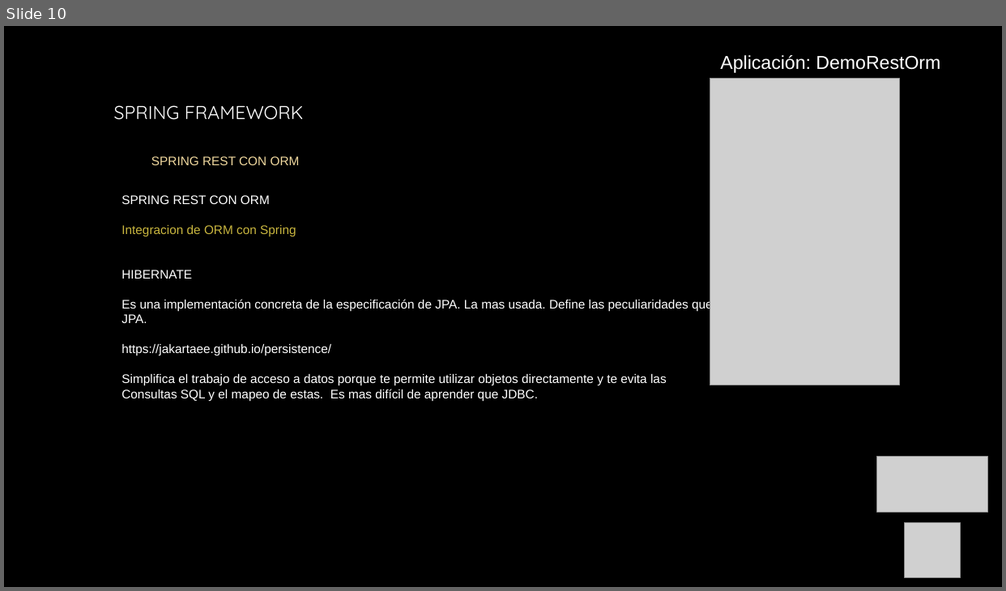
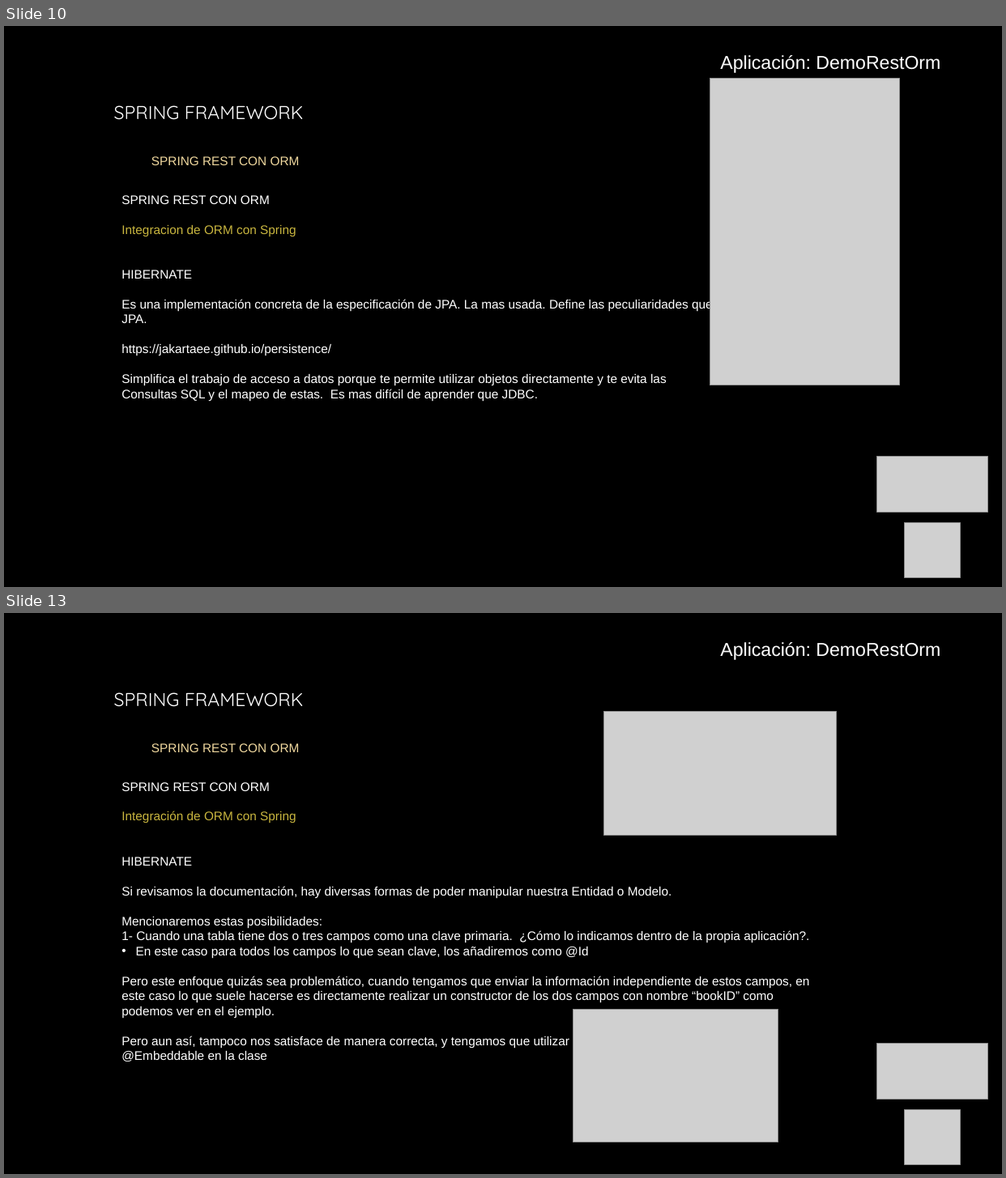
Before and after one commit to AntonioPardoRuiz/cursoSpring, a slide deck: Unidad 13- Spring Rest con ORM.pptx. Shown one above the other, each under a label of ours: slide 10 before the commit, slides 10 and 13 after it; the slides between them are not shown. The pictures are 1006x591 and 1006x1178 pixels, drawn with LibreOffice and Linux fonts; fonts in the diff are those of the drawing; grey boxes stand for pictures; background and template pictures are left out. Boxes give left, top, right and bottom in pixels: in the first picture for what was removed or moved away, otherwise in the second. Text is boxed around its words. In the diff, an @@ line names an element or a change of style, - is before the commit and + after.

Commit message:
Añadimos nueva funcionalidad de Hibernate

```diff
--- a/Unidad 13- Spring Rest con ORM.pptx
+++ b/Unidad 13- Spring Rest con ORM.pptx
@@ slide 13 added at box(4, 613, 1002, 1174), background picture (left out) @@
@@ text added at box(720, 642, 940, 660), 18 pt, text #FFFFFF @@
+  Aplicación: DemoRestOrm
@@ text added at box(114, 692, 304, 752), 12 pt, text #F1D99F @@
+SPRING FRAMEWORK
+  SPRING REST CON ORM
@@ picture added at box(603, 711, 837, 835) @@
@@ text added at box(121, 782, 809, 1062), 12 pt, text #FFFFFF @@
+  SPRING REST CON ORM
+  Integración de ORM con Spring
+  HIBERNATE
+  Si revisamos la documentación, hay diversas formas de poder manipular nuestra Entidad o Modelo.
+  Mencionaremos estas posibilidades:
+  1- Cuando una tabla tiene dos o tres campos como una clave primaria. ¿Cómo lo indicamos dentro de la propia aplicación?.
+  • En este caso para todos los campos lo que sean clave, los añadiremos como @Id
+  Pero este enfoque quizás sea problemático, cuando tengamos que enviar la información independiente de estos campos, en este caso lo que suele hacerse es directamente realizar un constructor de los dos campos con nombre “bookID” como podemos ver en el ejemplo.
+  Pero aun así, tampoco nos satisface de manera correcta, y tengamos que utilizar
+  @Embeddable en la clase
@@ picture added at box(573, 1010, 779, 1143) @@
@@ picture added at box(877, 1044, 987, 1100) @@
@@ picture added at box(905, 1110, 960, 1165) @@
```
Also in this commit, not shown: 3 slides changed, 15 other slides added, 17 other files.
